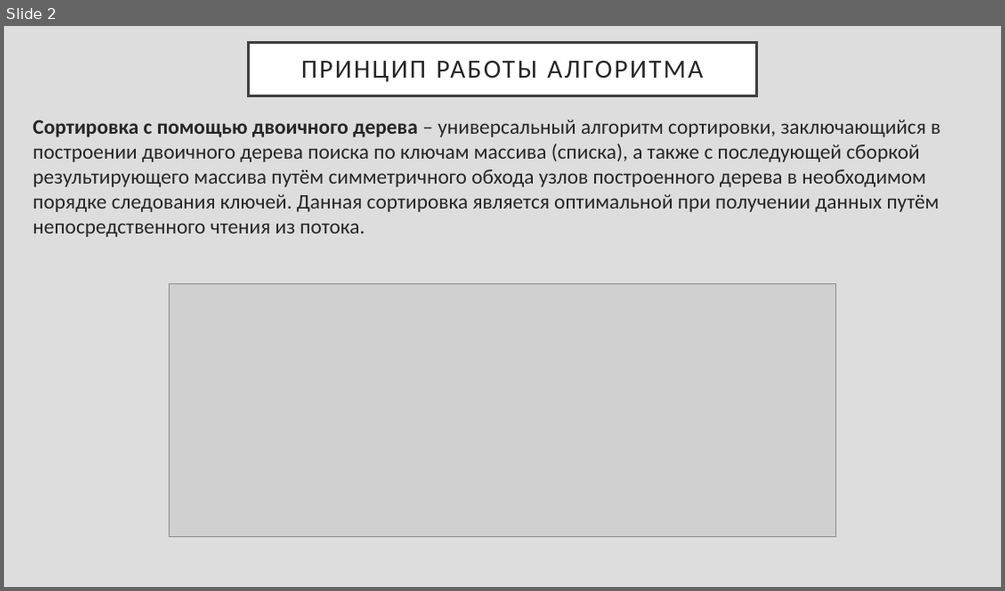
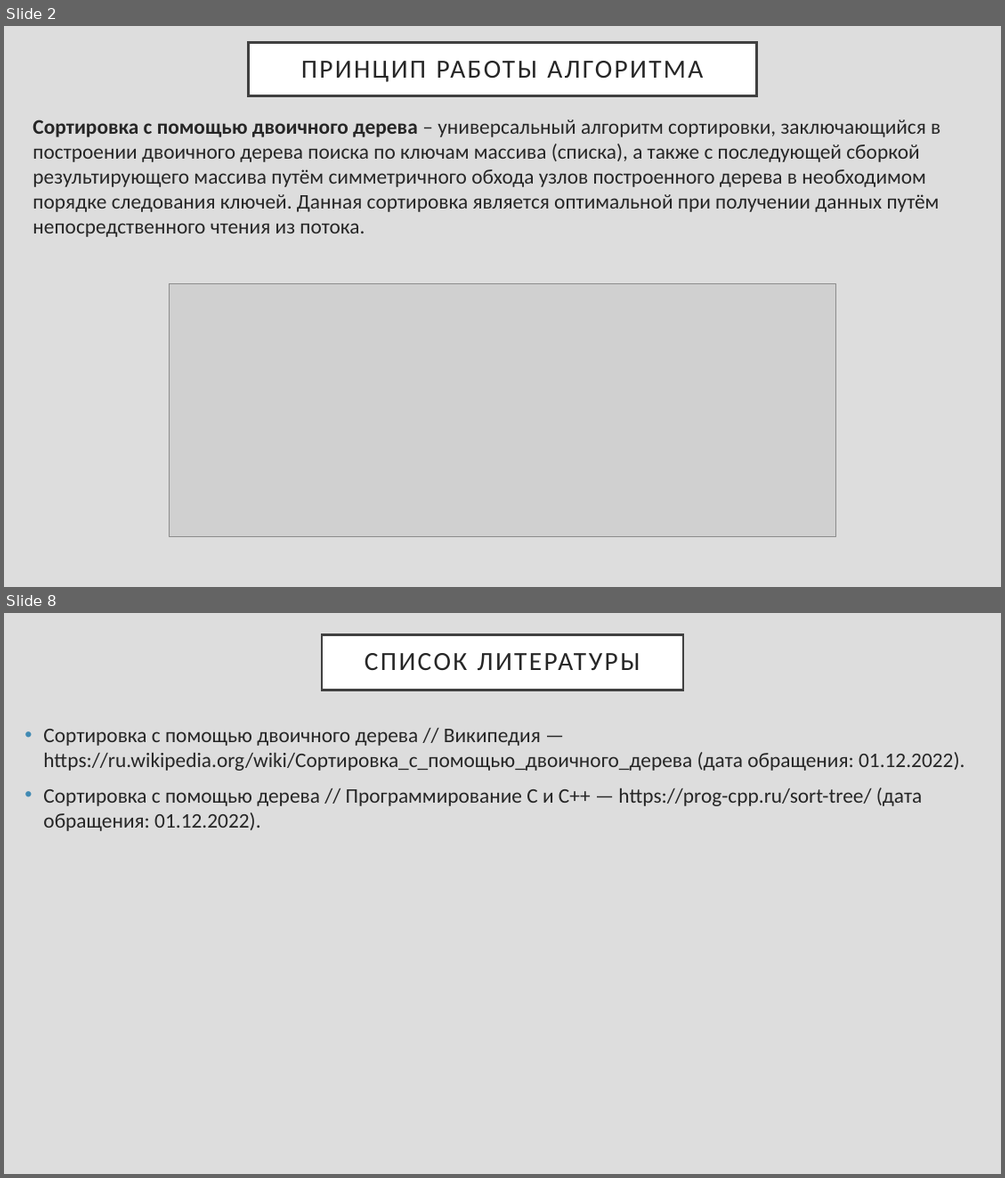
Before and after one commit to Rarmash/Procedural-Programming, a slide deck: Сортировка с помощью двоичного дерева.pptx. Shown one above the other, each under a label of ours: slide 2 before the commit, slides 2 and 8 after it; the slides between them are not shown. The pictures are 1005x591 and 1005x1178 pixels, drawn with LibreOffice and Linux fonts; fonts in the diff are those of the drawing; grey boxes stand for pictures. Boxes give left, top, right and bottom in pixels: in the first picture for what was removed or moved away, otherwise in the second. Text is boxed around its words. In the diff, an @@ line names an element or a change of style, - is before the commit and + after.

```diff
--- a/Сортировка с помощью двоичного дерева.pptx
+++ b/Сортировка с помощью двоичного дерева.pptx
@@ slide 8 added at (x1=4, y1=613, x2=1001, y2=1174), background #DDDDDD @@
@@ title added at (x1=322, y1=634, x2=683, y2=690), fill #FFFFFF, outline #404040 2.5 pt, 25.2 pt, text #262626 @@
+СПИСОК ЛИТЕРАТУРЫ
@@ text added at (x1=43, y1=729, x2=964, y2=831), 20 pt, text #262626 @@
+• Сортировка с помощью двоичного дерева // Википедия — https://ru.wikipedia.org/wiki/Сортировка_с_помощью_двоичного_дерева (дата обращения: 01.12.2022).
+• Сортировка с помощью дерева // Программирование C и C++ — https://prog-cpp.ru/sort-tree/ (дата обращения: 01.12.2022).
```
Also in this commit, not shown: 5 other slides added, 1 slide removed, 4 other files.
